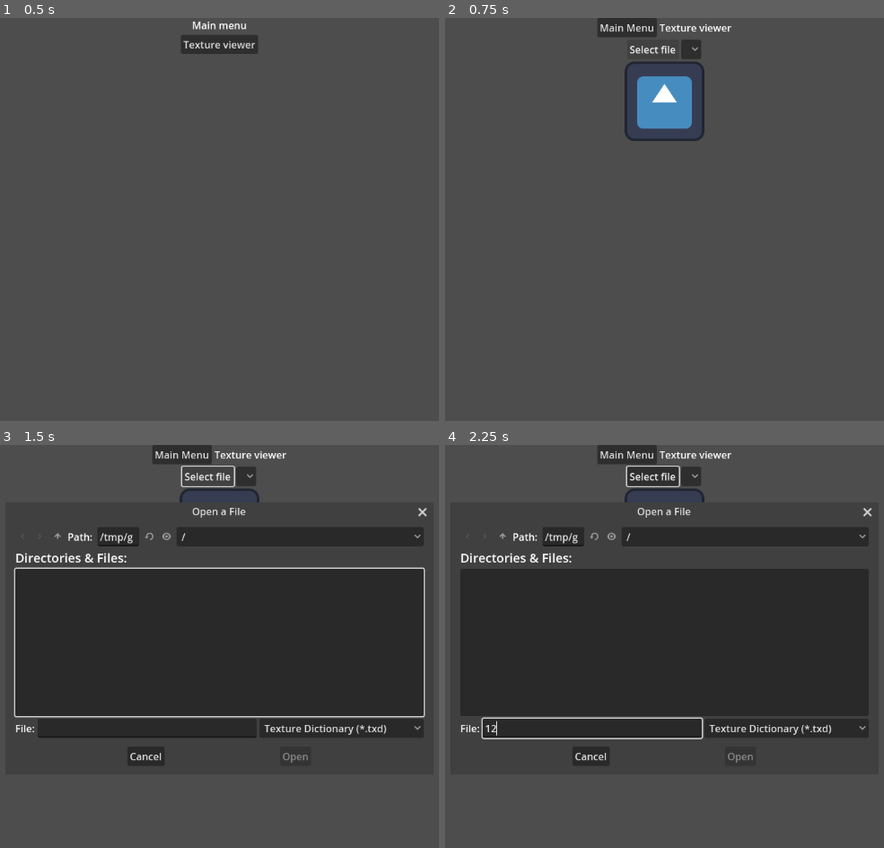
Above: before the commit, frames 1-4 (two rows, left to right).
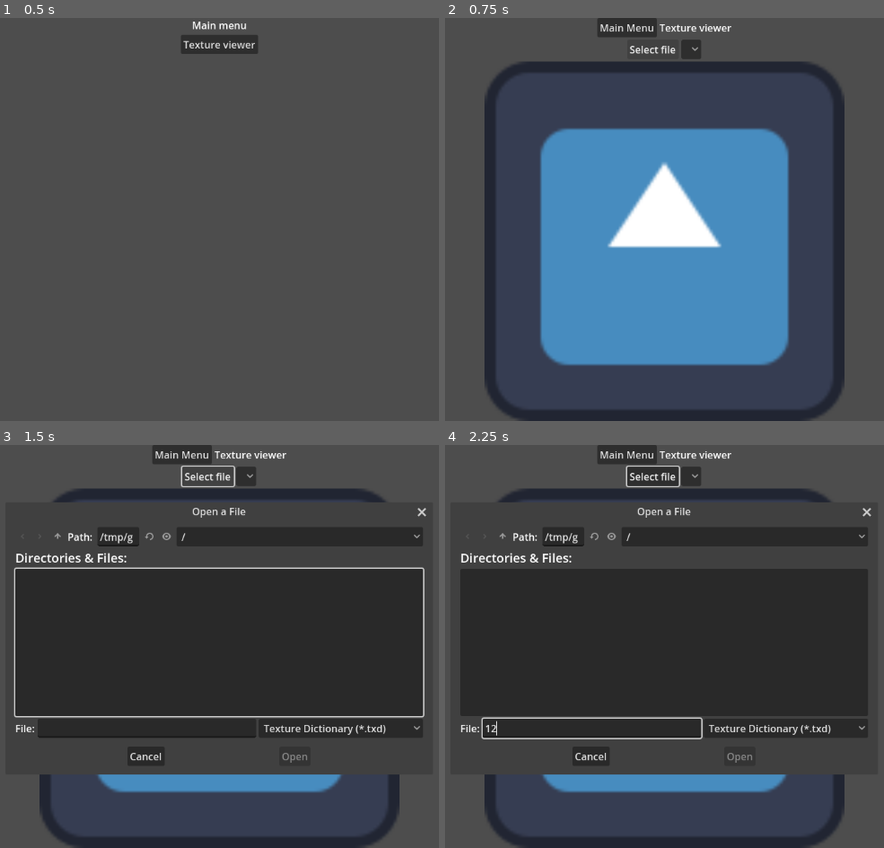
Above: after the commit, the same moments.

Repository: FOSS-Supremacy/OpenLiberty
Game: Godot game, scene res://startup.tscn
The game is run twice, just before and just after one commit, with the same random seed, the same clock (stepped at 60 frames per second) and the same inputs. The engine's default icon, where the game draws it, is replaced by a stand-in: a white triangle on a blue panel in a dark square.
Inputs (mouse positions are in pixels of both pictures, inside the frame that each line leads up to):
- Up to frame 1 (0.5 s): no input
- Up to frame 2 (0.75 s): click "Texture viewer" at 0.5 s
- Up to frame 3 (1.5 s): click "Select file" at 1.25 s
- Up to frame 4 (2.25 s): click (594, 727) at 2.02 s; type "12" at 2.1 s

Frame 1 is identical in both runs. In frame 2, 44% of the frame differs, in the area x 8-92%, y 10-100%; in frame 3, 8.2%; in frame 4, 8.0%.

Commit message:
Tweak TXD viewer

Diff:
--- a/scenes/txd/txd.tscn
+++ b/scenes/txd/txd.tscn
@@ -60,18 +60,16 @@
 offset_left = 612.0
 offset_right = 626.0
 offset_bottom = 31.0
-size_flags_horizontal = 4
 
 [node name="TextureRect" type="TextureRect" parent="VBoxContainer"]
 layout_mode = 2
-offset_left = 512.0
 offset_top = 70.0
-offset_right = 640.0
-offset_bottom = 198.0
-size_flags_horizontal = 4
-size_flags_vertical = 4
+offset_right = 1152.0
+offset_bottom = 648.0
+size_flags_vertical = 3
 texture = ExtResource("3_y7lf0")
-stretch_mode = 4
+ignore_texture_size = true
+stretch_mode = 5
 
 [connection signal="pressed" from="VBoxContainer/HBoxContainer/Button" to="." method="_select_file"]
 [connection signal="item_selected" from="VBoxContainer/HBoxContainer/OptionButton" to="." method="_load_image"]
